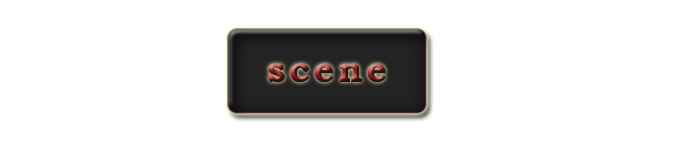
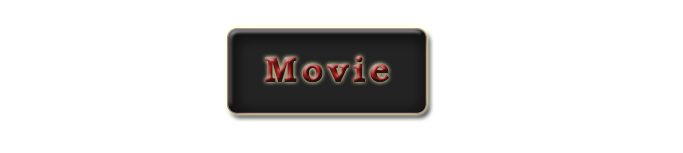
Comparing the layer stacks of the two 683x153 images. Changes:
renamed "scene" to "Movie", painted on it over [265, 56, 389, 83]
